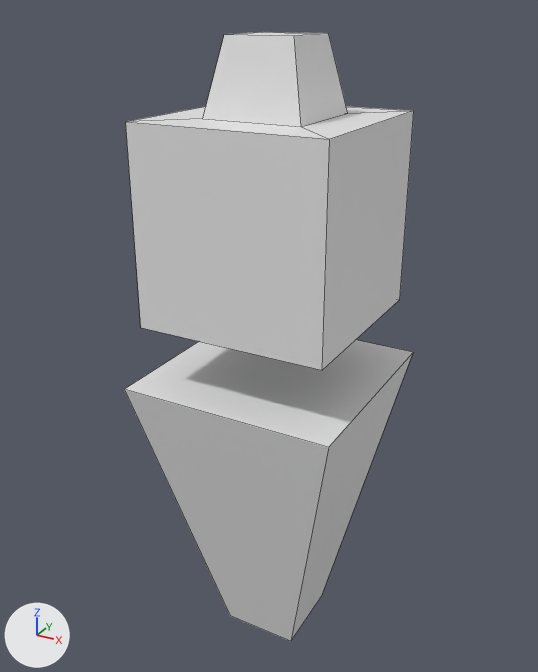
Two versions of the OBJ model assets/models/entity/judge/judge_eagle.obj, one commit apart.
One viewpoint serves both versions: a 50 mm camera at (0.662, -1.233, 1.348) aimed at (-0.024, 0.015, 0.724). Lighting does not change. The marker at lower left points along +X, +Y and +Z. Mesh edges are drawn as thin lines. Where no turn or scale is listed for an object, it has been applied to the vertices.

Names of what the first picture shows: 'Agent'.
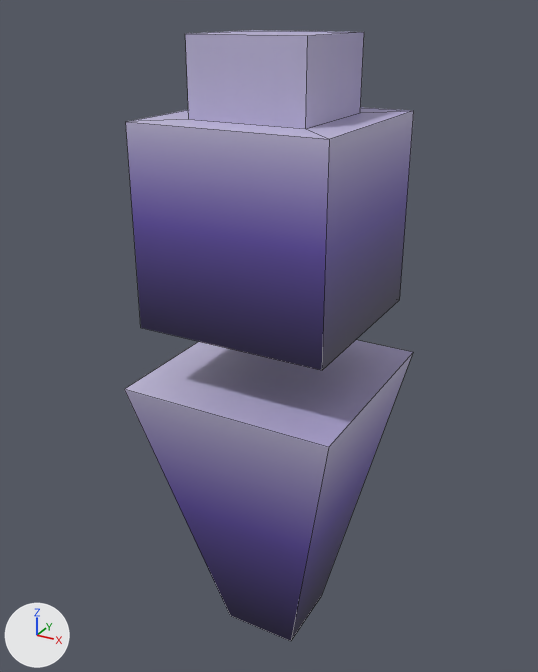
Changed parts and their boxes (x1, y1, x2, y2) in the pictures (538 x 672 px; the box of a moved part takes in the faces that stretch with it):
'Agent', surface changed, reshaped (grey to blue)
    before: (124, 32, 414, 641)
    after: (124, 30, 414, 641)
part 1 of me_agent, moved or reshaped
    before: (127, 32, 412, 139)
    after: (127, 30, 412, 139)
part 2 of me_agent, surface changed (grey to blue)
    both: (124, 111, 414, 641)

What the commit changed:
Picture 'judge_eagle.png' (img_judge_eagle_png) is new.
In material 'Material' (mat_material), base_color is no longer (0.8, 0.8, 0.8), white #e7e7e7.
In material 'Material' (mat_material), texture is now set to img_judge_eagle_png.
me_agent is used by ob_agent; location (0.0, 0.0, 0.0).
me_agent had 24 vertices, 20 faces and spanned x -0.221..0.223, y -0.222..0.221, z 0.023..1.308.
me_agent now has 24 vertices, 20 faces and spans x -0.221..0.223, y -0.222..0.221, z 0.023..1.31.
Part 1, on me_agent:
Vertex 9 of me_agent moves from (-0.096, -0.097, 1.17) at pixel (202, 118) to (-0.114, -0.115, 1.17) at pixel (188, 119).
Vertex 11 of me_agent moves from (-0.096, 0.097, 1.17) to (-0.114, 0.114, 1.17).
Vertex 13 of me_agent moves from (0.098, -0.097, 1.17) at pixel (301, 126) to (0.115, -0.115, 1.17) at pixel (305, 128).
Vertex 15 of me_agent moves from (0.098, 0.097, 1.17) at pixel (347, 113) to (0.115, 0.114, 1.17) at pixel (360, 112).
Vertex 20 of me_agent moves from (-0.066, -0.067, 1.308) at pixel (224, 34) to (-0.114, -0.115, 1.31) at pixel (185, 33).
Vertex 21 of me_agent moves from (-0.066, 0.066, 1.308) at pixel (262, 32) to (-0.114, 0.114, 1.31) at pixel (253, 30).
Vertex 22 of me_agent moves from (0.068, 0.066, 1.308) at pixel (328, 33) to (0.115, 0.114, 1.31) at pixel (364, 32).
Vertex 23 of me_agent moves from (0.068, -0.067, 1.308) at pixel (294, 35) to (0.115, -0.115, 1.31) at pixel (307, 35).
me_agent part 2: 20 kept faces spanning x -0.221..0.223, y -0.222..0.221, z 0.023..1.31 get new texture (UV) coordinates.
